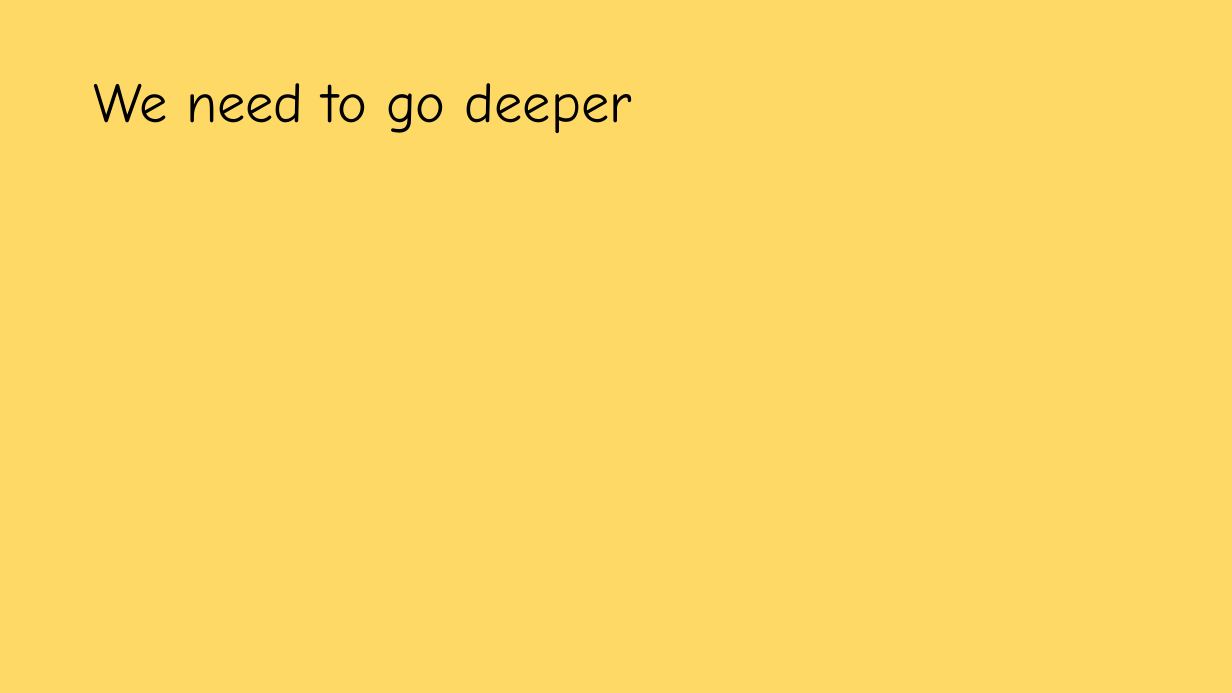
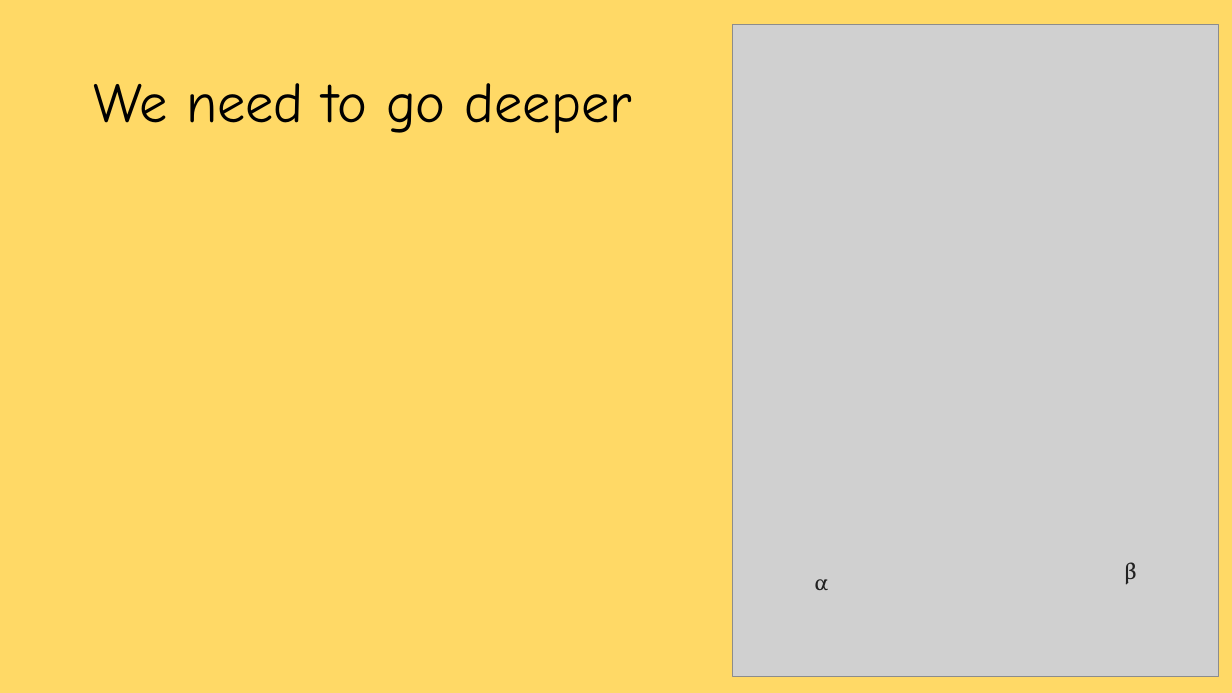
Before and after one commit to MentalBlood/dynamics, a slide deck: slide 8 of Dynamics.pptx. Drawn at 1232x693 pixels with LibreOffice and Linux fonts; fonts in the diff are those of the drawing; grey boxes stand for pictures. Boxes give left, top, right and bottom in pixels: in the first picture for what was removed or moved away, otherwise in the second. Text is boxed around its words. In the diff, an @@ line names an element or a change of style, - is before the commit and + after.

```diff
--- a/Dynamics.pptx
+++ b/Dynamics.pptx
@@ picture added at [733, 24, 1219, 677] @@
@@ text added at [1124, 562, 1136, 585], 18 pt, text #222222 @@
+β
@@ text added at [815, 579, 829, 590], 18 pt, text #222222 @@
+α
```
Also in this commit, not shown: 1 other slide changed, 1 other file.
